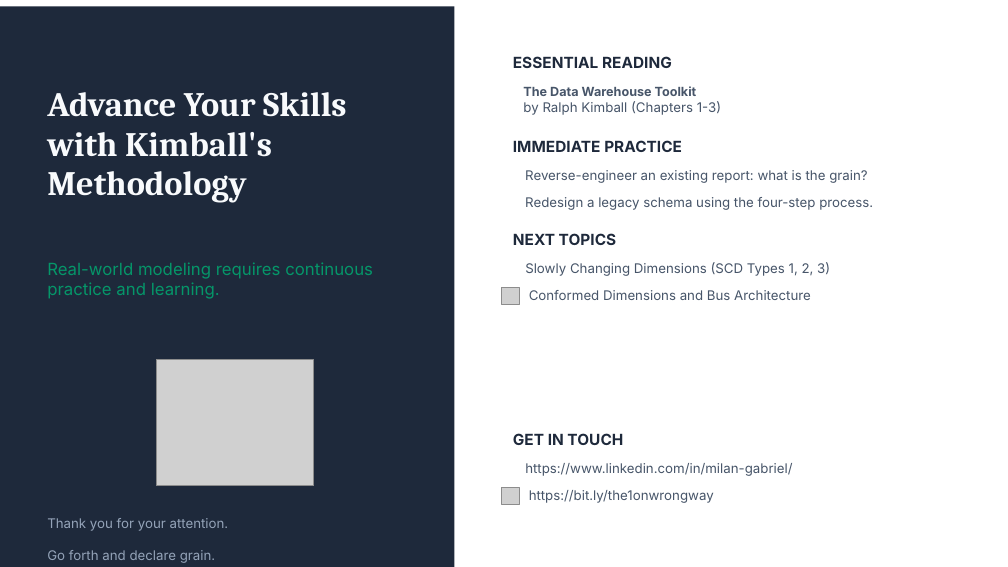
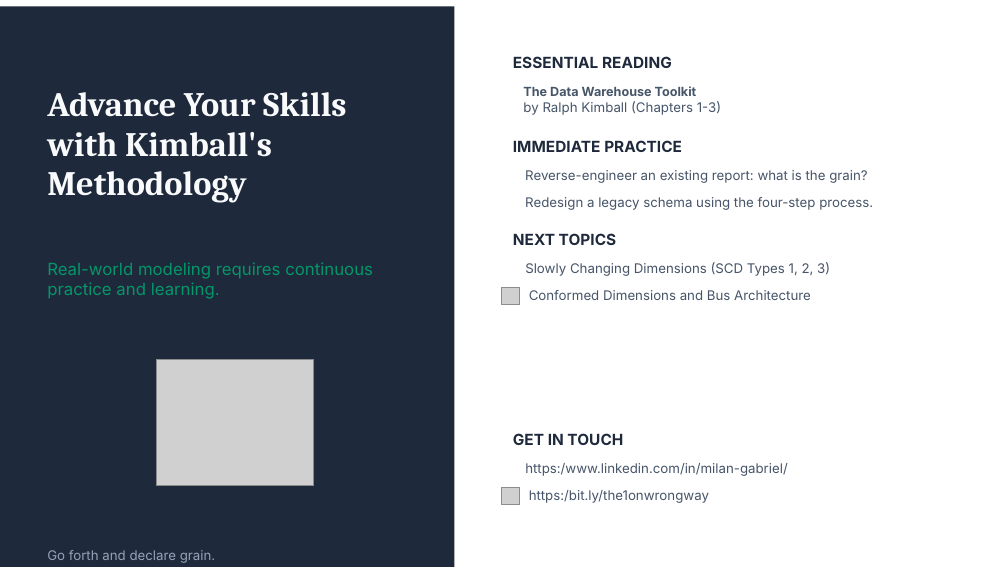
Before and after one commit to the1onwrongway/the1onwrongway.github.io, a slide deck: slide 13 of Files/Data_Modelling_101/PPTs/Four-Step Dimensional Design Process_Data_Modelling_101.pptx (slide 12 before the commit). Drawn at 1008x567 pixels with LibreOffice and Linux fonts; fonts in the diff are those of the drawing; grey boxes stand for pictures; background and template pictures are left out. Boxes give left, top, right and bottom in pixels: in the first picture for what was removed or moved away, otherwise in the second. Text is boxed around its words. In the diff, an @@ line names an element or a change of style, - is before the commit and + after.

```diff
--- a/Files/Data_Modelling_101/PPTs/Four-Step Dimensional Design Process_Data_Modelling_101.pptx
+++ b/Files/Data_Modelling_101/PPTs/Four-Step Dimensional Design Process_Data_Modelling_101.pptx
@@ text at [525,463,788,476]: text changed @@
-https://www.linkedin.com/in/milan-gabriel/
+https:/www.linkedin.com/in/milan-gabriel/
@@ text at [529,490,709,503]: text changed @@
-https://bit.ly/the1onwrongway
+https:/bit.ly/the1onwrongway
@@ text removed at [47,518,229,531] @@
-Thank you for your attention.
```
Also in this commit, not shown: 1 slide added, 3 other files.
